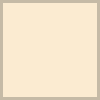
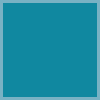
Layer changes from the first 100x100 image to the second:
painted on "Paint Layer 1" over <box>0,0,100,100</box>
